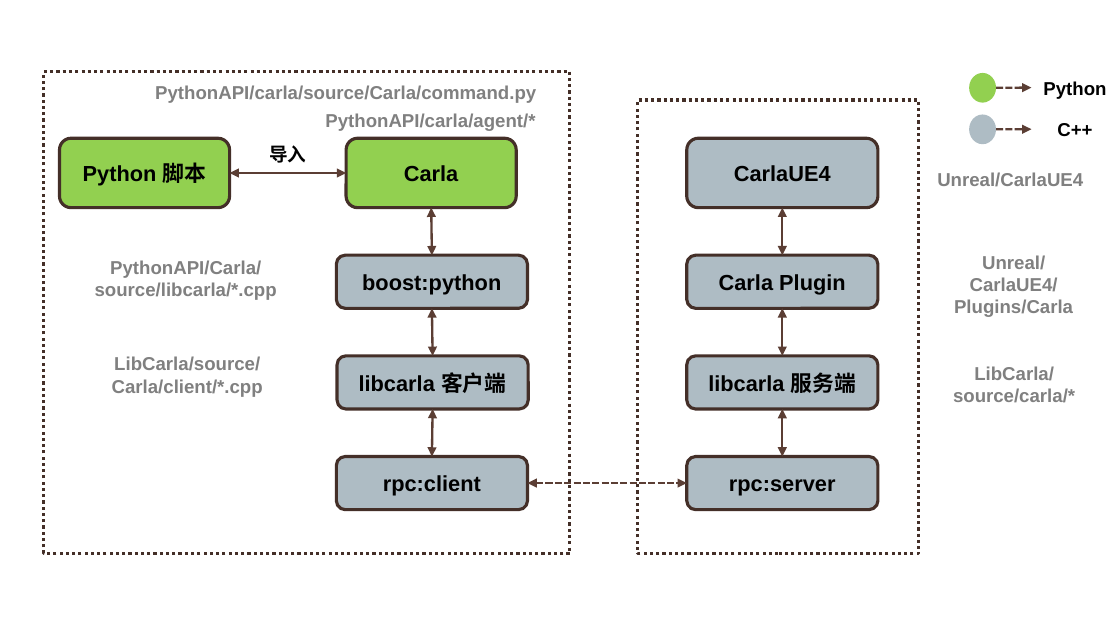
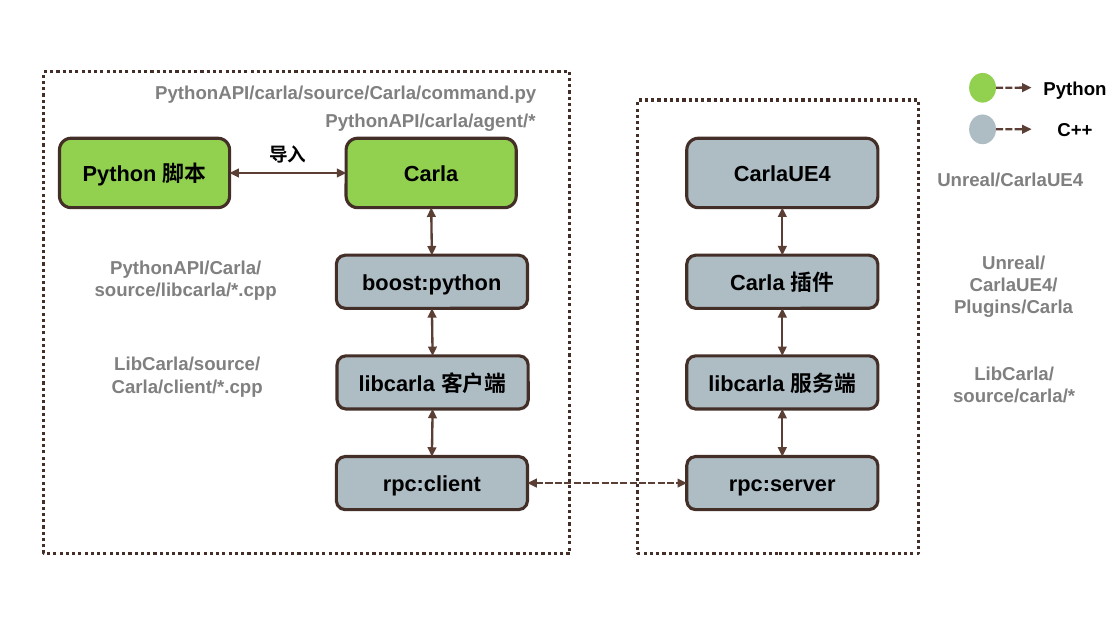
Before and after one commit to OpenHUTB/carla_doc, a slide deck: slide 2 of docs/img/Carla.pptx. Drawn at 1120x630 pixels with LibreOffice and Linux fonts; fonts in the diff are those of the drawing. Boxes give left, top, right and bottom in pixels: in the first picture for what was removed or moved away, otherwise in the second. Text is boxed around its words. In the diff, an @@ line names an element or a change of style, - is before the commit and + after.

```diff
--- a/docs/img/Carla.pptx
+++ b/docs/img/Carla.pptx
@@ text in rounded rectangle at (730,271,835,292): text changed @@
-Carla Plugin
+Carla 插件
```
Also in this commit, not shown: 2 slides added, 2 other files.
